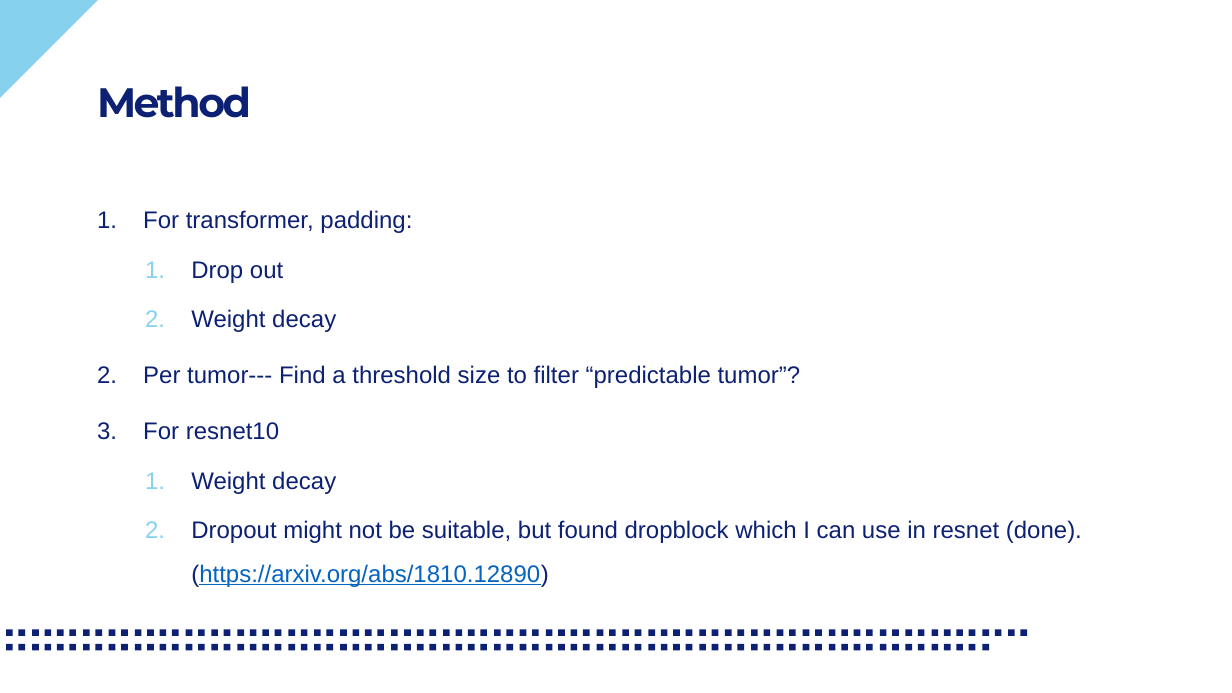
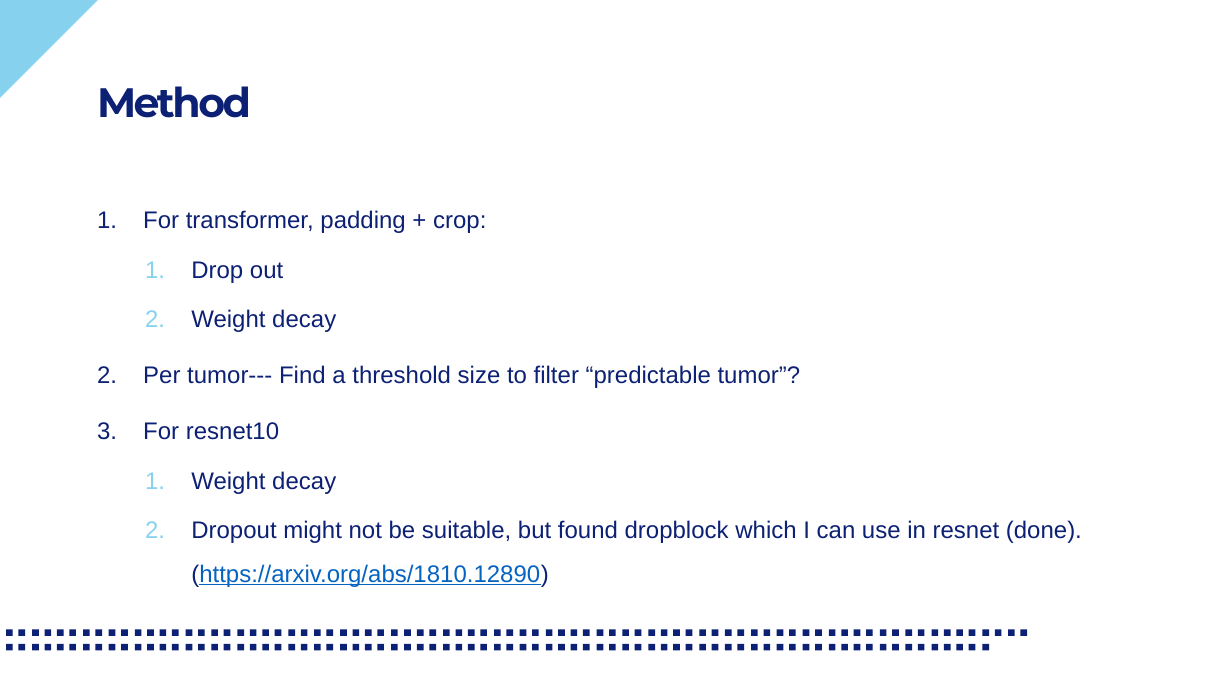
Before and after one commit to BaconDavid/CRLM_Internship_Project, a slide deck: slide 3 of Experiments/Exp2 [Autosaved].pptx. Drawn at 1232x693 pixels with LibreOffice and Linux fonts; fonts in the diff are those of the drawing; background and template pictures are left out. Boxes give left, top, right and bottom in pixels: in the first picture for what was removed or moved away, otherwise in the second. Text is boxed around its words. In the diff, an @@ line names an element or a change of style, - is before the commit and + after.

```diff
--- a/Experiments/Exp2 [Autosaved].pptx
+++ b/Experiments/Exp2 [Autosaved].pptx
@@ text at (x1=143, y1=210, x2=486, y2=233): text changed @@
-1. For transformer, padding:
+1. For transformer, padding + crop:
```
Also in this commit, not shown: 3 other slides changed, 15 other files.
